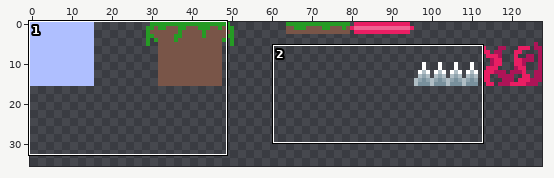
File history of a pixel-art file, assets/jojo/tiles.ase. The first picture is a wide view before the edit; the outline marks the close-up.
Close-up. Old version:
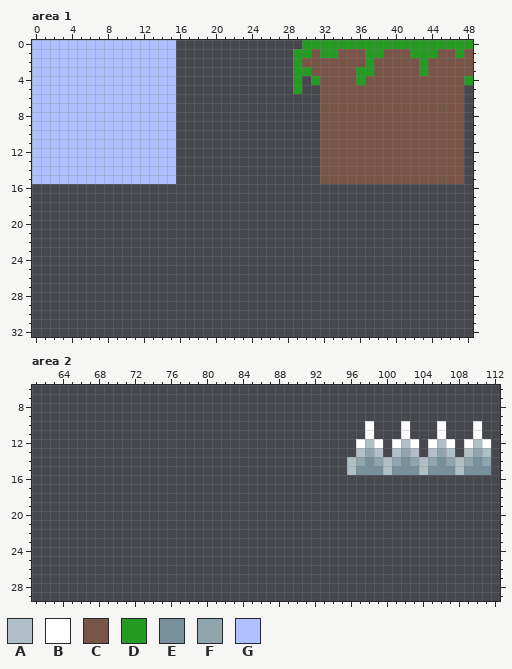
128x128 pixels, 1 frame. Shown: area 1: x 0..48, y 0..32; area 2: x 61..112, y 6..29. The wide view leaves out empty margins.
Palette (. is transparent): A #b0bec5  B #ffffff  C #795548  D #259b24  E #78909c  F #90a4ae  G #afbfff
Pixels before, area 1, first column x 0:
 0 GGGGGGGGGGGGGGGG..............DDDDDDDDDDDDDDDDDDD
 1 GGGGGGGGGGGGGGGG.............DDCDDCCCDDCCCDDDCCDC
 2 GGGGGGGGGGGGGGGG.............DCCCCCCCDCCCCCDCCCCC
 3 GGGGGGGGGGGGGGGG.............DDCCCCCDDCCCCCDCCCCC
 4 GGGGGGGGGGGGGGGG.............D.DCCCCDCCCCCCCCCCCD
 5 GGGGGGGGGGGGGGGG.............D..CCCCCCCCCCCCCCCC.
 6 GGGGGGGGGGGGGGGG................CCCCCCCCCCCCCCCC.
 7 GGGGGGGGGGGGGGGG................CCCCCCCCCCCCCCCC.
 8 GGGGGGGGGGGGGGGG................CCCCCCCCCCCCCCCC.
 9 GGGGGGGGGGGGGGGG................CCCCCCCCCCCCCCCC.
10 GGGGGGGGGGGGGGGG................CCCCCCCCCCCCCCCC.
11 GGGGGGGGGGGGGGGG................CCCCCCCCCCCCCCCC.
12 GGGGGGGGGGGGGGGG................CCCCCCCCCCCCCCCC.
13 GGGGGGGGGGGGGGGG................CCCCCCCCCCCCCCCC.
14 GGGGGGGGGGGGGGGG................CCCCCCCCCCCCCCCC.
15 GGGGGGGGGGGGGGGG................CCCCCCCCCCCCCCCC.
Pixels before, area 2, first column x 96:
10 ..B...B...B...B.
11 ..B...B...B...B.
12 .BAB.BAB.BAB.BAB
13 .AFA.AFA.AFA.AFA
14 AFEFAFEFAFEFAFEF
15 AEEEAEEEAEEEAEEE
New version:
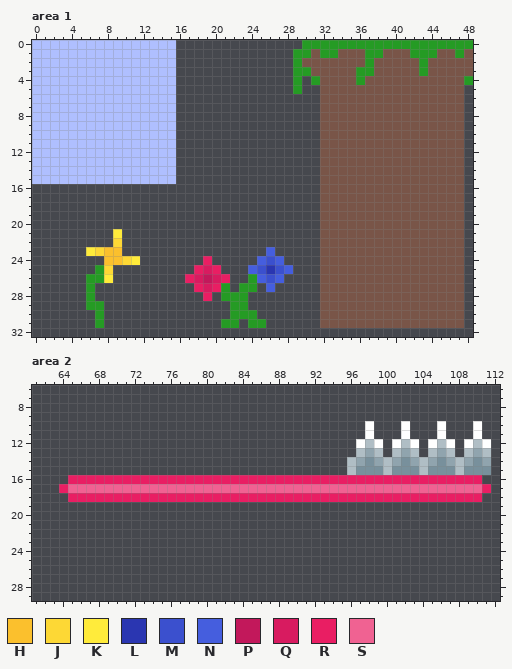
Colours new in this view: H #fbc02d  J #fdd835  K #ffeb3b  L #2a36b1  M #3b50ce  N #455ede  P #c2185b  Q #d81b60  R #e91e63  S #f06292
From old to new:
{"where": "area 1"}
{"y":16,"x":32,"old":"................","new":"CCCCCCCCCCCCCCCC"}
{"y":17,"x":32,"old":"................","new":"CCCCCCCCCCCCCCCC"}
{"y":18,"x":32,"old":"................","new":"CCCCCCCCCCCCCCCC"}
{"y":19,"x":32,"old":"................","new":"CCCCCCCCCCCCCCCC"}
{"y":20,"x":32,"old":"................","new":"CCCCCCCCCCCCCCCC"}
{"y":21,"x":9,"old":".","new":"K"}
{"y":21,"x":32,"old":"................","new":"CCCCCCCCCCCCCCCC"}
{"y":22,"x":9,"old":".","new":"J"}
{"y":22,"x":32,"old":"................","new":"CCCCCCCCCCCCCCCC"}
{"y":23,"x":6,"old":"....","new":"KJHH"}
{"y":23,"x":26,"old":".","new":"N"}
{"y":23,"x":32,"old":"................","new":"CCCCCCCCCCCCCCCC"}
{"y":24,"x":8,"old":"....","new":"HHJK"}
{"y":24,"x":19,"old":".","new":"R"}
{"y":24,"x":25,"old":"...","new":"NMN"}
{"y":24,"x":32,"old":"................","new":"CCCCCCCCCCCCCCCC"}
{"y":25,"x":7,"old":"..","new":"DJ"}
{"y":25,"x":18,"old":"...","new":"RQR"}
{"y":25,"x":24,"old":".....","new":"NMLMN"}
{"y":25,"x":32,"old":"................","new":"CCCCCCCCCCCCCCCC"}
{"y":26,"x":6,"old":"...","new":"DDK"}
{"y":26,"x":17,"old":".....","new":"RQPQR"}
{"y":26,"x":24,"old":"....","new":"DNMN"}
{"y":26,"x":32,"old":"................","new":"CCCCCCCCCCCCCCCC"}
{"y":27,"x":6,"old":".","new":"D"}
{"y":27,"x":18,"old":"....","new":"RQRD"}
{"y":27,"x":23,"old":"..","new":"DD"}
{"y":27,"x":26,"old":".","new":"N"}
{"y":27,"x":32,"old":"................","new":"CCCCCCCCCCCCCCCC"}
{"y":28,"x":6,"old":".","new":"D"}
{"y":28,"x":19,"old":".","new":"R"}
{"y":28,"x":21,"old":"...","new":"DDD"}
{"y":28,"x":32,"old":"................","new":"CCCCCCCCCCCCCCCC"}
{"y":29,"x":6,"old":"..","new":"DD"}
{"y":29,"x":22,"old":"..","new":"DD"}
{"y":29,"x":32,"old":"................","new":"CCCCCCCCCCCCCCCC"}
{"y":30,"x":7,"old":".","new":"D"}
{"y":30,"x":22,"old":"...","new":"DDD"}
{"y":30,"x":32,"old":"................","new":"CCCCCCCCCCCCCCCC"}
{"y":31,"x":7,"old":".","new":"D"}
{"y":31,"x":21,"old":"..","new":"DD"}
{"y":31,"x":24,"old":"..","new":"DD"}
{"y":31,"x":32,"old":"................","new":"CCCCCCCCCCCCCCCC"}
{"where": "area 2"}
{"y":16,"x":65,"old":"..............................................","new":"RRRRRRRRRRRRRRRRRRRRRRRRRRRRRRRRRRRRRRRRRRRRRR"}
{"y":17,"x":64,"old":"................................................","new":"RSSSSSSSSSSSSSSSSSSSSSSSSSSSSSSSSSSSSSSSSSSSSSSR"}
{"y":18,"x":65,"old":"..............................................","new":"RRRRRRRRRRRRRRRRRRRRRRRRRRRRRRRRRRRRRRRRRRRRRR"}
{"label":"added","picture_box":[185,184,464,328]}
{"label":"added","picture_box":[86,229,140,328]}
{"label":"added","picture_box":[59,475,491,502]}
